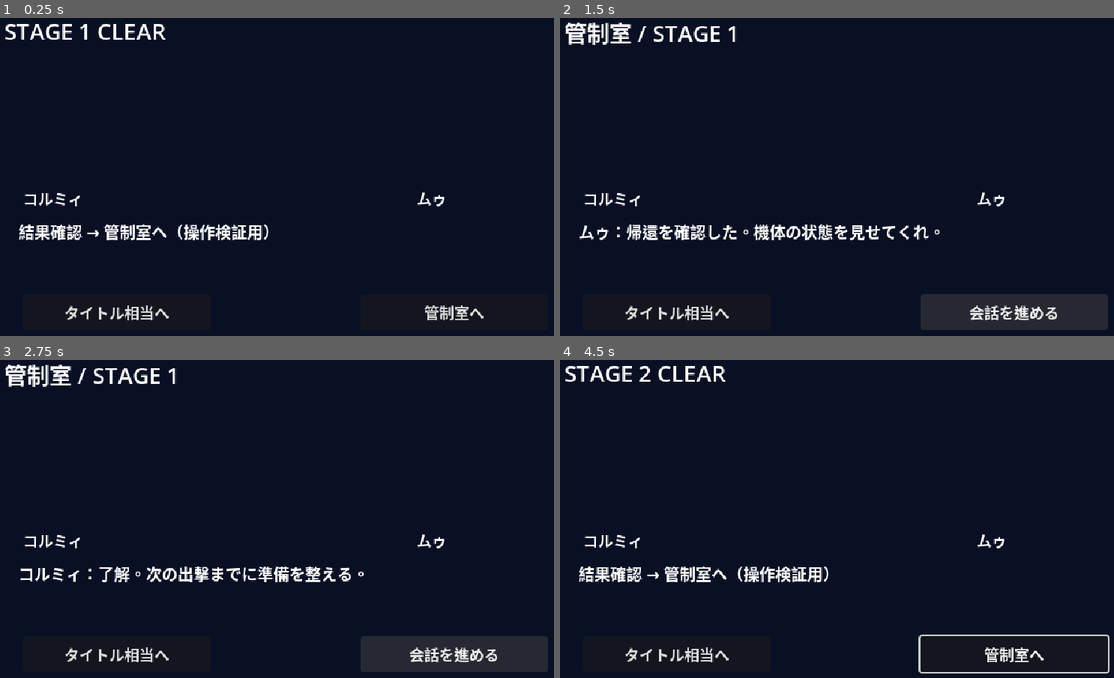
Above: before the commit, frames 1-4 (two rows, left to right).
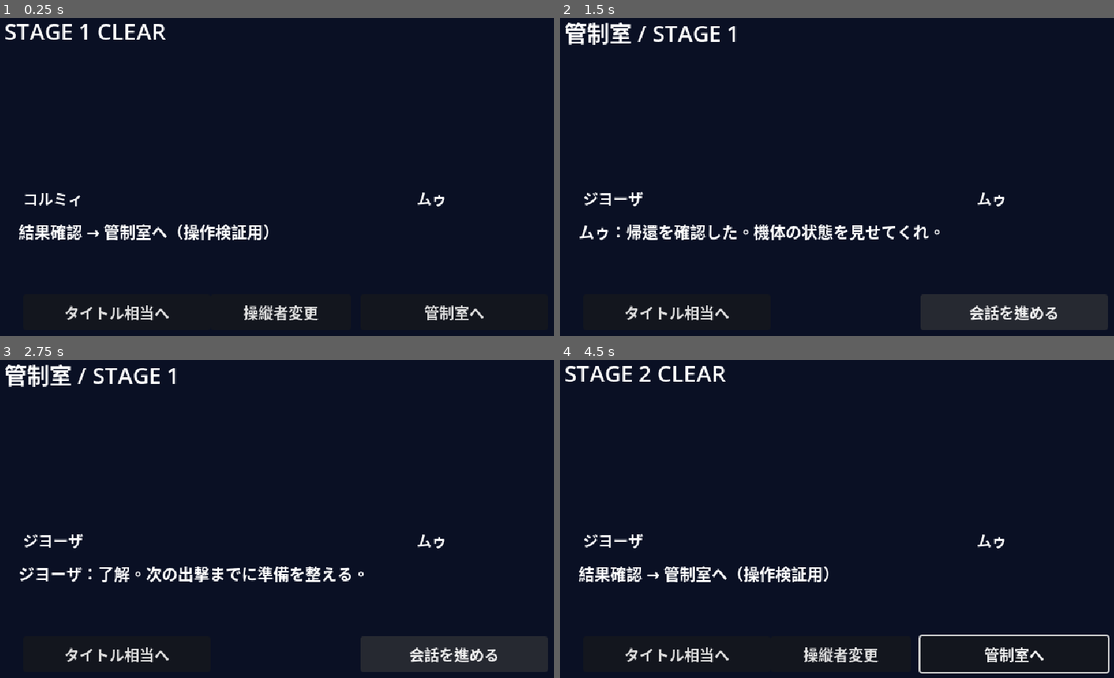
Above: after the commit, the same moments.

Repository: coshimagame/manjusyage
Game: Godot game, scene res://stage_clear_playable_bridge.tscn
The game is run twice, just before and just after one commit, with the same random seed, the same clock (stepped at 60 frames per second) and the same inputs. This scene is started directly instead of the project's main scene.
Inputs (mouse positions are in pixels of both pictures, inside the frame that each line leads up to):
- Up to frame 1 (0.25 s): no input
- Up to frame 2 (1.5 s): click (842, 313) at 0.5 s, where only the run after the commit has a clickable "操縦者変更"; click "管制室へ" at 1.25 s
- Up to frame 3 (2.75 s): click "会話を進める" at 2 s
- Up to frame 4 (4.5 s): click "タイトル相当へ" at 2.75 s; tap Enter (ui_accept) at 3.5, 3.77, 4.25 s; move the mouse to (975, 496) at 3.52 s; hold Right 3.53-4.28 s; tap M at 3.6 s; click (975, 496) at 3.67 s; move the mouse to (726, 531) at 4.27 s; hold Down from 4.28 s (still down); tap 1 at 4.35 s

The runs differ from the first frame. In frame 1, 0.4% of the frame differs, in the area x 43-58%, y 90-96%; in frame 2, 0.2%; in frame 3, 0.5%; in frame 4, 0.7%, in the area x 4-58%, y 54-96%.

Commit message:
feat: allow pilot selection in stage-clear smoke scene and label stage-eight endpoint

Diff:
--- a/stage_clear_playable_bridge.gd
+++ b/stage_clear_playable_bridge.gd
@@ -15,6 +15,7 @@
 var message: Label
 var action: Button
 var back: Button
+var change_pilot: Button
 
 func _ready() -> void:
 	set_anchors_and_offsets_preset(Control.PRESET_FULL_RECT)
@@ -30,6 +31,8 @@
 	message = _label(Vector2(35, 230), Vector2(570, 65), 17)
 	action = _button(Vector2(400, 310), "次へ", _advance)
 	back = _button(Vector2(40, 310), "タイトル相当へ", _reset)
+	change_pilot = _button(Vector2(240, 310), "操縦者変更", _cycle_pilot)
+	change_pilot.size = Vector2(150, 38)
 	_show_phase()
 
 func _label(pos: Vector2, dims: Vector2, font_size: int) -> Label:
@@ -68,6 +71,7 @@
 	return null
 
 func _show_phase() -> void:
+	change_pilot.visible = phase == 0
 	left_name.text = PILOTS[pilot_index]
 	right_name.text = "ムゥ"
 	# These are optional slots. Never substitute unapproved character designs.
@@ -85,7 +89,7 @@
 		action.text = "会話を進める"
 	else:
 		heading.text = "STAGE %d READY" % stage
-		message.text = "次ステージ出撃の接続確認。実戦シーンへの接続は未実装。"
+		message.text = "全8面の試作進行終了。実戦シーンへの接続は未実装。" if stage >= 8 else "次ステージ出撃の接続確認。実戦シーンへの接続は未実装。"
 		action.text = "結果へ戻る"
 
 func _advance() -> void:
@@ -106,6 +110,12 @@
 		phase = 0
 	_show_phase()
 
+func _cycle_pilot() -> void:
+	if phase != 0:
+		return
+	pilot_index = (pilot_index + 1) % PILOTS.size()
+	_show_phase()
+
 func _reset() -> void:
 	phase = 0
 	stage = 1
